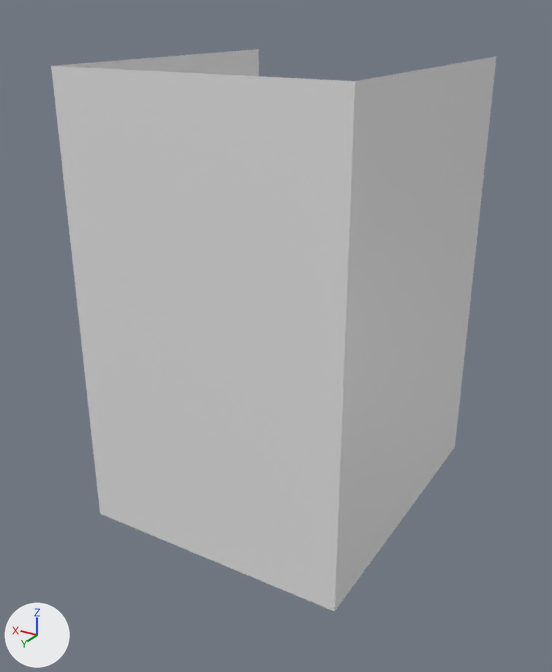
The Blender file ewu_oct_2023_gamejam/res/models/main_room_model.blend: old version first, new version second.
One viewpoint serves both versions: a camera (50 mm lens) standing at (-25.4, 89.6, 55.0) and looking at (16.3, 20.2, 20.3). The lights are fixed; the arrows at lower left show +X, +Y and +Z.
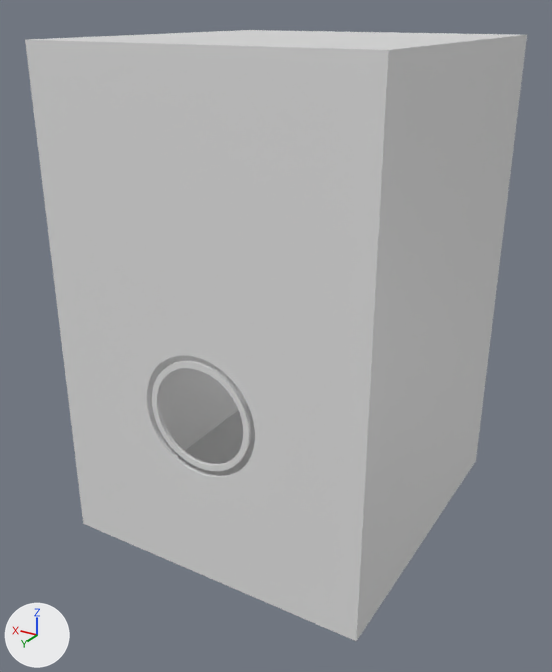
The change in detail:
me_cube has 8 vertices, 4 faces and spans x 0.0..31.0, y 0.0..36.0, z 0.0..50.0.
me_cube is used by ob_cube; location (0.0, 0.0, 0.0).
Verts and faces of me_cube; kept vertices keep their numbers, new ones are numbered from 8.
Before the commit, vertices of me_cube: 0 (0.0, 36.0, 50.0) at pixel (355, 81), 1 (31.0, 36.0, 50.0) at pixel (51, 65), 2 (31.0, 0.0, 50.0) at pixel (258, 49), 7 (0.0, 0.0, 50.0) at pixel (496, 56).
Part 1, on me_cube:
New vertex 8 is at (-2.6, -1.6, -2.2).
New vertex 9 is at (-2.6, 36.3, -2.2).
New vertex 10 is at (-2.6, 36.3, 52.2).
New vertex 11 is at (-2.6, -1.6, 52.2).
New vertices 12 to 15 stand at vertices 8 to 11, in that order, plus (36.2, 0.0, 0.0).
New faces: (0, 1, 2, 7), (8, 11, 10, 9), (12, 13, 14, 15), (8, 9, 13, 12), (9, 10, 14, 13), (10, 11, 15, 14).
Mesh me_cylinder is new.
It has 512 vertices, 386 faces and spans x -1.25..1.25, y -1.25..1.25, z -1.0..9.17.
Object 'Cube' (ob_cube) gains a BOOLEAN modifier named 'Boolean'.
Modifier setting: object = ob_cylinder.
Object 'Cylinder' (ob_cylinder) is new; it shows me_cylinder.
Its location is (15.5, 36.0, 17.57).
Its rotation in degrees is (-90, 0, 0).
Its scale is (5.28, 5.28, 1.0).
It is now shown.

Pixel boxes [x1, y1, x2, y2] of what changed, in the pictures (552 x 672 px):
'Cube', reshaped, modifiers changed (13% wider, 9% taller)
    before: [51, 49, 497, 611]
    after: [25, 30, 527, 641]
part 1 of me_cube, added
    after: [25, 30, 527, 641]
